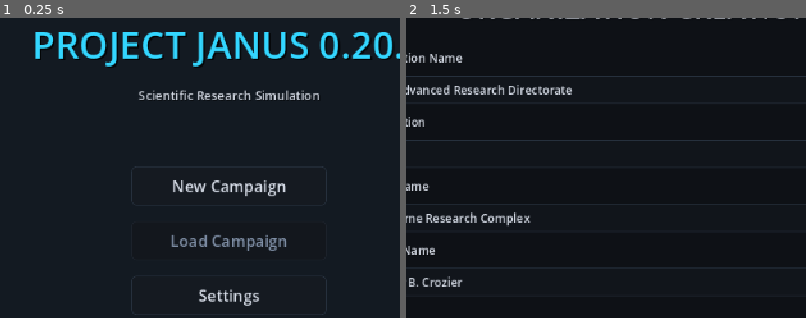
Above: before the commit, frames 1-2 (left to right).
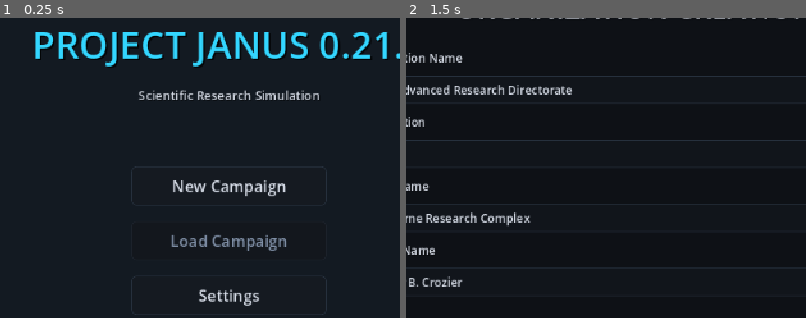
Above: after the commit, the same moments.

Repository: lutecian/project-janus
Game: Godot game, scene res://scenes/main/main_menu.tscn
Two runs of this game, one before a commit and one after it. Both use one fixed random seed, a clock stepped at 60 frames per second and the inputs below.
Inputs:
- Up to frame 1 (0.25 s): no input
- Up to frame 2 (1.5 s): click "New Campaign" at 0.5 s; click "Normal" at 1.25 s
The pictures show only the part of the screen within x 21-71%, y 0-50%; the shares and areas given below are measured in that part.

The runs differ from the first frame. In frame 1, 0.3% of the frame differs, in the area x 93-98%, y 4-14%; in frame 2, nothing differs.

Commit message:
JANUS 0.21 loyalty + rival personality
- Loyalty economy with resignation, DEFECTED/RESIGNED plumbing
- Aggressive grabs, publisher applause, steady sabotage resist
- MARKET M6-M8 + ROSTER R6 tests; probe bands hold; suites green

Diff:
--- a/data/facilities/facilities.json
+++ b/data/facilities/facilities.json
@@ -41,6 +41,54 @@
       "flavor": "Armed professionals at every door. Fewer accidents, fewer intrusions.",
       "cost": 4500,
       "effect": "+30 security (incidents and enemy ops rarer)"
+    },
+    {
+      "id": "FAC_LAB_2",
+      "name": "Advanced Laboratory II",
+      "flavor": "Second-generation benches. Requires the base laboratory.",
+      "cost": 7000,
+      "effect": "+1 more knowledge per experiment",
+      "requires": "FAC_LAB"
+    },
+    {
+      "id": "FAC_SHIELD_2",
+      "name": "Aegis Shielding",
+      "flavor": "Military-grade field dampers over the civilian set.",
+      "cost": 6000,
+      "effect": "Incident chance x0.5 again",
+      "requires": "FAC_SHIELD"
+    },
+    {
+      "id": "FAC_DESK_2",
+      "name": "Prime Brokerage Desk",
+      "flavor": "The desk gets a Bloomberg terminal and an attitude.",
+      "cost": 5500,
+      "effect": "+0.25 more market per day",
+      "requires": "FAC_DESK"
+    },
+    {
+      "id": "FAC_INTEL_2",
+      "name": "Black Chamber",
+      "flavor": "A room inside the locked room. Requires the Intel Cell.",
+      "cost": 4500,
+      "effect": "+15 more cover on purchase",
+      "requires": "FAC_INTEL"
+    },
+    {
+      "id": "FAC_SCANNER_2",
+      "name": "Godseye Array",
+      "flavor": "Sees through everything, including the fine print.",
+      "cost": 3500,
+      "effect": "Due diligence x0.5 again",
+      "requires": "FAC_SCANNER"
+    },
+    {
+      "id": "FAC_GARRISON_2",
+      "name": "Praetorian Wing",
+      "flavor": "The garrison gets veterans. Requires the garrison.",
+      "cost": 7500,
+      "effect": "+30 more security",
+      "requires": "FAC_GARRISON"
     },
     {
       "id": "FAC_PRIZE_HEL",
--- a/scenes/experiment/artifact_detail.gd
+++ b/scenes/experiment/artifact_detail.gd
@@ -53,6 +53,8 @@
 	for key in known:
 		var val: Variant = known[key]
 		parts.append("%s: %s" % [key.replace("_", " ").capitalize(), str(val)])
+	var safety: Dictionary = GameState.artifact_safety(GameState.artifact.get("id", ""))
+	parts.append("Safety record: %d incidents, %d casualties" % [int(safety.get("incidents", 0)), int(safety.get("casualties", 0))])
 	known_label.text = "KNOWN PROPERTIES\n" + "\n".join(parts)
 
 	var state: String = GameState.knowledge["state"]
--- a/scenes/facilities/facilities.gd
+++ b/scenes/facilities/facilities.gd
@@ -26,8 +26,12 @@
 		var fid: String = fd.get("id", "")
 		if bool(fd.get("prize", false)) and not GameState.has_facility(fid):
 			continue
+		var need: String = fd.get("requires", "")
+		var locked: bool = need != "" and not GameState.has_facility(need)
 		var line := Label.new()
 		var state := "OWNED" if GameState.has_facility(fid) else "$%d" % GameState.facility_price(fid)
+		if locked:
+			state += " (requires %s)" % need
 		line.text = "%s [%s]\n%s\n%s" % [
 			fd.get("name", "?"), state, fd.get("flavor", ""), fd.get("effect", "")
 		]
@@ -37,6 +41,7 @@
 		if not GameState.has_facility(fid):
 			var buy_btn := Button.new()
 			buy_btn.text = "Build: %s ($%d)" % [fd.get("name", "?"), GameState.facility_price(fid)]
+			buy_btn.disabled = locked
 			buy_btn.pressed.connect(_on_buy.bind(fid))
 			facilities_container.add_child(buy_btn)
 
--- a/scenes/facilities/facility_map.gd
+++ b/scenes/facilities/facility_map.gd
@@ -15,6 +15,12 @@
 	"FAC_INTEL": Color(0.7, 0.5, 1.0),
 	"FAC_SCANNER": Color(0.3, 0.9, 0.9),
 	"FAC_GARRISON": Color(1.0, 0.6, 0.2),
+	"FAC_LAB_2": Color(0.4, 0.95, 1.0),
+	"FAC_SHIELD_2": Color(0.6, 0.75, 1.0),
+	"FAC_DESK_2": Color(0.6, 1.0, 0.75),
+	"FAC_INTEL_2": Color(0.85, 0.65, 1.0),
+	"FAC_SCANNER_2": Color(0.5, 1.0, 1.0),
+	"FAC_GARRISON_2": Color(1.0, 0.75, 0.35),
 }
 
 var _defs: Array = []
--- a/scripts/autoload/game_state.gd
+++ b/scripts/autoload/game_state.gd
@@ -1,6 +1,6 @@
 extends Node
 
-const GAME_VERSION := "0.20.0"
+const GAME_VERSION := "0.21.0"
 const ObservationSimulator = preload("res://scripts/simulation/observation_simulator.gd")
 
 var campaign_id: String = ""
@@ -590,6 +590,8 @@
 	knowledge_gain = maxi(knowledge_gain, base_gain)
 	if has_facility("FAC_LAB"):
 		knowledge_gain += 1
+	if has_facility("FAC_LAB_2"):
+		knowledge_gain += 1
 	if has_facility("FAC_PRIZE_HEL"):
 		knowledge_gain += 2
 	if has_facility("FAC_PRIZE_VAN") and _rng.randf() < 0.25:
@@ -968,6 +970,8 @@
 			chance *= 0.5
 		if has_facility("FAC_SHIELD"):
 			chance *= 0.5
+		if has_facility("FAC_SHIELD_2"):
+			chance *= 0.5
 		chance *= 1.0 - get_security() / 200.0
 		chance *= 1.0 - minf(malfunction_guard, 0.9)
 		if _rng.randf() < chance:
@@ -997,7 +1001,9 @@
 		"graphic_description": incident.get("graphic_description", ""),
 		"severity": base_severity,
 		"day": elapsed_days,
-		"mitigated": mitigated
+		"mitigated": mitigated,
+		"artifact_id": artifact.get("id", ""),
+		"casualty": int(incident.get("casualty", 0))
 	}
 	incidents.append(record)
 	var involved: String = _pick_involved_scientist()
@@ -1102,6 +1108,8 @@
 	_tick_events()
 	esp_risk = maxf(esp_risk - 2.0, 0.0)
 	if has_facility("FAC_DESK"):
+		player_market += 0.25
+	if has_facility("FAC_DESK_2"):
 		player_market += 0.25
 	_tick_enemy_ops()
 	_tick_consolidation()
@@ -1315,6 +1323,8 @@
 	var cost: int = int(ACQ_DD_COSTS[level])
 	if has_facility("FAC_SCANNER"):
 		cost = maxi(int(cost / 2), 1)
+	if has_facility("FAC_SCANNER_2"):
+		cost = maxi(int(cost / 2), 1)
 	if int(budget.get("funds", 0)) < cost:
 		return {"ok": false, "reason": "insufficient_funds"}
 	budget["funds"] = int(budget.get("funds", 0)) - cost
@@ -1540,6 +1550,8 @@
 	var sec := 20.0
 	if has_facility("FAC_GARRISON"):
 		sec += 30.0
+	if has_facility("FAC_GARRISON_2"):
+		sec += 30.0
 	return sec
 
 func _mil_discount() -> float:
@@ -1566,20 +1578,23 @@
 	return facility_id in facilities_owned
 
 func buy_facility(facility_id: String) -> Dictionary:
+	var fdef: Dictionary = _facility_def(facility_id)
+	if fdef.is_empty():
+		return {"ok": false, "reason": "no_def"}
 	if has_facility(facility_id):
 		return {"ok": false, "reason": "owned"}
 	if str(facility_id).begins_with("FAC_PRIZE_"):
 		return {"ok": false, "reason": "not_for_sale"}
-	var fdef: Dictionary = _facility_def(facility_id)
-	if fdef.is_empty():
-		return {"ok": false, "reason": "no_def"}
+	var need: String = fdef.get("requires", "")
+	if need != "" and not has_facility(need):
+		return {"ok": false, "reason": "requires_base"}
 	var cost: int = facility_price(facility_id)
 	if int(budget.get("funds", 0)) < cost:
 		return {"ok": false, "reason": "insufficient_funds"}
 	budget["funds"] = int(budget.get("funds", 0)) - cost
 	budget["spent"] = int(budget.get("spent", 0)) + cost
 	facilities_owned.append(facility_id)
-	if facility_id == "FAC_INTEL":
+	if facility_id == "FAC_INTEL" or facility_id == "FAC_INTEL_2":
 		esp_cover = minf(esp_cover + 15.0, 50.0)
 		EventBus.espionage_updated.emit()
 	EventBus.budget_updated.emit(budget["funds"], budget["spent"])
@@ -1839,7 +1854,7 @@
 			})
 		return
 
-# --- Phase 6 rival voices: directors taunt at milestones ---
+# --- Phase 6 rival voices: directors taunt at milestones; at 40 they make a move ---
 func _check_rival_taunt(rd: Dictionary):
 	var thresholds := [25.0, 40.0]
 	var hits: Array = rd.get("milestones_hit", [])
@@ -1855,6 +1870,49 @@
 					"day": elapsed_days, "threshold": -3, "text": text,
 					"helios_progress": helios["progress"]
 				})
+			if i == 1:
+				_rival_signature_move(rd)
+
+func _rival_signature_move(rd: Dictionary):
+	var disp: String = rd.get("disposition", "")
+	var rname: String = rd.get("name", "?")
+	var detail := ""
+	if disp == "aggressive":
+		rd["share"] = float(rd.get("share", 0)) + 3.0
+		detail = "%s goes public with a breakthrough: +3 share surge." % rname
+	elif disp == "steady":
+		rd["daily_advance"] = float(rd.get("daily_advance", 0.5)) + 0.1
+		detail = "%s compounds quietly: permanently faster advance." % rname
+	elif disp == "publisher":
+		player_market += 2.0
+		detail = "%s publishes openly; your citations pay +2 market." % rname
+	elif disp == "wildcard":
+		if _rng.randf() < 0.5:
+			rd["share"] = float(rd.get("share", 0)) + 5.0
+			detail = "%s bets it all and wins: +5 share." % rname
+		else:
+			rd["share"] = float(rd.get("share", 0)) * 0.5
+			detail = "%s overextends and collapses: share halved." % rname
+	else:
+		return
+	story_log.append({
+		"day": elapsed_days, "artifact_id": "", "kind": "rival_arc",
+		"title": "Rival move: %s" % rname, "text": detail
+	})
+	intelligence_reports.append({
+		"day": elapsed_days, "threshold": -3, "text": detail,
+		"helios_progress": helios["progress"]
+	})
+
+func artifact_safety(art_id: String) -> Dictionary:
+	var n := 0
+	var hurt := 0
+	for inc in incidents:
+		var rec: Dictionary = inc as Dictionary
+		if rec.get("artifact_id", "") == art_id:
+			n += 1
+			hurt += int(rec.get("casualty", 0))
+	return {"incidents": n, "casualties": hurt}
 
 # --- Phase 6 crises: major incidents demand answers on a clock ---
 func _maybe_spawn_crisis(record: Dictionary, incident: Dictionary):
--- a/tests/scene_test_runner.gd
+++ b/tests/scene_test_runner.gd
@@ -480,6 +480,53 @@
 		push_error("market: steady sabotage should hurt less (%.1f vs %.1f)" % [steady_gain, wild_gain])
 		failures += 1
 
+	# --- M9: Rival signature moves fire at 40 share ---
+	GameState.initialize_new_campaign({"name": "Market Moves"}, "normal")
+	GameState.select_artifact(0)
+	var mover := {}
+	for r in GameState.rivals:
+		var rd4: Dictionary = r as Dictionary
+		if rd4.get("id", "") == "RIV_HELIOS":
+			rd4["share"] = 39.9
+			mover = rd4
+	GameState._rng.seed = 20240
+	GameState._tick_market()
+	if float(mover.get("share", 0)) < 42.0:
+		push_error("market: aggressive 40-share move should surge past 42, got %.1f" % float(mover.get("share", 0)))
+		failures += 1
+	var saw_arc := false
+	for entry in GameState.story_log:
+		if (entry as Dictionary).get("kind", "") == "rival_arc":
+			saw_arc = true
+	if not saw_arc:
+		push_error("market: signature move should log a rival arc")
+		failures += 1
+	GameState.initialize_new_campaign({"name": "Market Moves 2"}, "normal")
+	GameState.select_artifact(0)
+	var steady2 := {}
+	var pub2 := {}
+	var i2 := 0
+	for r in GameState.rivals:
+		var rd5: Dictionary = r as Dictionary
+		if i2 == 0:
+			rd5["disposition"] = "steady"
+			steady2 = rd5
+		elif i2 == 1:
+			rd5["disposition"] = "publisher"
+			pub2 = rd5
+		rd5["share"] = 39.9
+		i2 += 1
+	var adv_before: float = float(steady2.get("daily_advance", 0))
+	var pm_before2: float = GameState.get_player_market()
+	GameState._rng.seed = 20241
+	GameState._tick_market()
+	if absf(float(steady2.get("daily_advance", 0)) - (adv_before + 0.1)) > 0.0001:
+		push_error("market: steady 40-share move should quicken advance")
+		failures += 1
+	if GameState.get_player_market() - pm_before2 < 2.5:
+		push_error("market: publisher 40-share move should pay prestige (delta %.1f)" % (GameState.get_player_market() - pm_before2))
+		failures += 1
+
 	if failures == 0:
 		print("MARKET_OK")
 	else:
@@ -1123,6 +1170,36 @@
 	GameState._apply_enemy_op(helios, "sabotage")
 	if GameState.player_sabotaged_until <= GameState.elapsed_days:
 		push_error("depth: sabotage should slow research for 3 days")
+		failures += 1
+
+	# --- D1b: Tier-2 gates on tier-1 and stacks ---
+	GameState.initialize_new_campaign({"name": "Depth Tiers"}, "normal")
+	GameState.budget["funds"] = 60000
+	if GameState.buy_facility("FAC_LAB_2").get("reason", "") != "requires_base":
+		push_error("depth: tier-2 without tier-1 should refuse")
+		failures += 1
+	for fid in ["FAC_LAB", "FAC_SHIELD", "FAC_DESK", "FAC_INTEL", "FAC_SCANNER", "FAC_GARRISON",
+			"FAC_LAB_2", "FAC_SHIELD_2", "FAC_DESK_2", "FAC_INTEL_2", "FAC_SCANNER_2", "FAC_GARRISON_2"]:
+		if not GameState.buy_facility(fid).get("ok", false):
+			push_error("depth: buying %s should succeed" % fid)
+			failures += 1
+	if absf(GameState.get_security() - 80.0) > 0.001:
+		push_error("depth: double garrison should reach 80 security, got %.1f" % GameState.get_security())
+		failures += 1
+	if absf(GameState.esp_cover - 30.0) > 0.001:
+		push_error("depth: double intel should grant +30 cover, got %.1f" % GameState.esp_cover)
+		failures += 1
+	var toffer: String = (GameState.company_offers[0] as Dictionary).get("id", "")
+	var tf: int = GameState.budget["funds"]
+	GameState.perform_due_diligence(toffer)
+	if tf - GameState.budget["funds"] != 100:
+		push_error("depth: double scanner should quarter DD to 100, charged %d" % (tf - GameState.budget["funds"]))
+		failures += 1
+	var tpm: float = GameState.get_player_market()
+	GameState._rng.seed = 4242
+	GameState._tick_market()
+	if GameState.get_player_market() - tpm < 1.15:
+		push_error("depth: double desk should add >=1.15 per tick")
 		failures += 1
 	var exps: Array = GameState.load_experiment_definitions()
 	var heat := {}
@@ -1374,6 +1451,10 @@
 	GameState._apply_incident(major)
 	if GameState.active_crises.size() != 1:
 		push_error("action: major incident should spawn a crisis")
+		failures += 1
+	var saf: Dictionary = GameState.artifact_safety("J001")
+	if int(saf.get("incidents", -1)) != 1 or int(saf.get("casualties", -1)) != 0:
+		push_error("action: safety record should count this incident, got %s" % saf)
 		failures += 1
 	var cid: String = (GameState.active_crises[0] as Dictionary).get("id", "")
 
